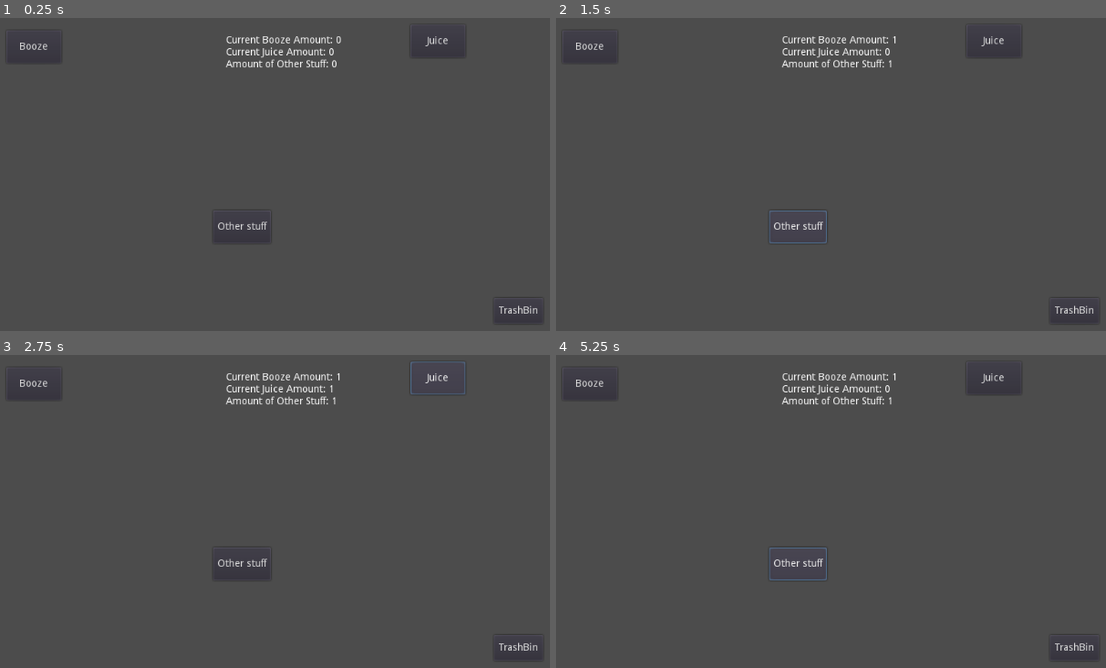
Above: before the commit, frames 1-4 (two rows, left to right).
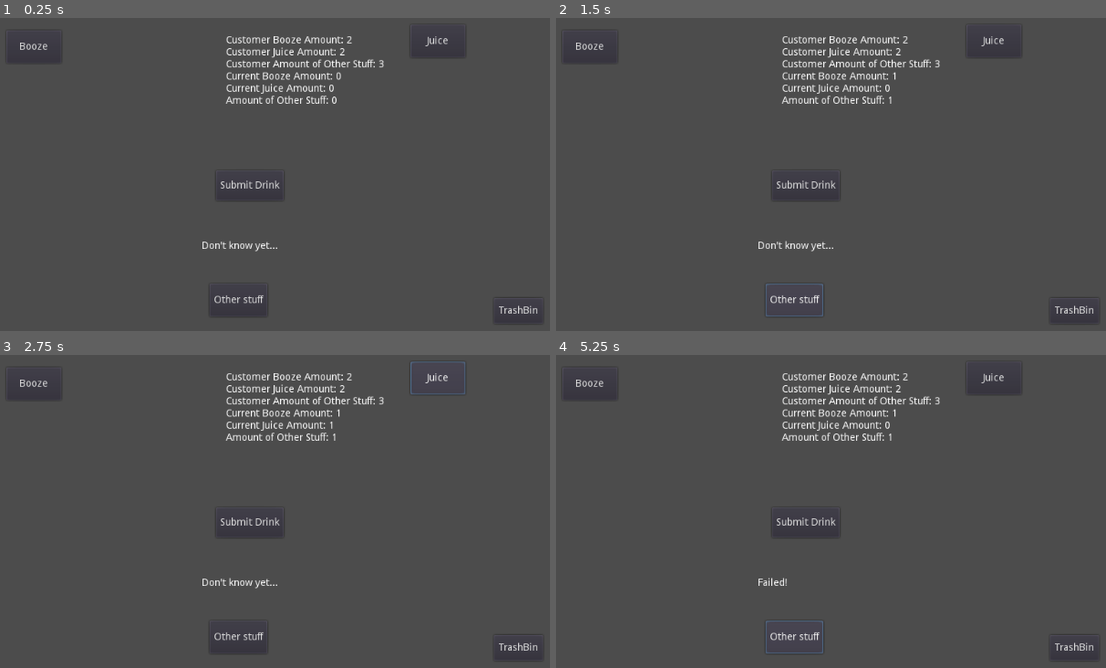
Above: after the commit, the same moments.

Repository: ValorZard/Bar-Game
Game: Godot game, scene res://Test.tscn
The game is run twice, just before and just after one commit, with the same random seed, the same clock (stepped at 60 frames per second) and the same inputs.
Inputs (mouse positions are in pixels of both pictures, inside the frame that each line leads up to):
- Up to frame 1 (0.25 s): no input
- Up to frame 2 (1.5 s): click "Booze" at 0.5 s; click "Other stuff" at 1.25 s
- Up to frame 3 (2.75 s): click "Juice" at 2 s
- Up to frame 4 (5.25 s): click "TrashBin" at 2.75 s; click (803, 524) at 3.5 s, where only the run after the commit has a clickable "Submit Drink"; click "Booze" at 4.25 s; click "Other stuff" at 5 s

The runs differ from the first frame. In frame 1, 2.1% of the frame differs, in the area x 36-70%, y 5-92%; in frame 2, 2.3%, in the area x 36-70%, y 5-96%; in frame 3, 2.1%; in frame 4, 2.3%.

Commit message:
very very basic game in place now
i just need to add a timer now, and also investigate why the rng isnt randomizing

Diff:
--- a/BarScript.gd
+++ b/BarScript.gd
@@ -5,33 +5,76 @@
 # var a = 2
 # var b = "text"
 
-var booze_amt := 0
-var juice_amt := 0
-var other_stuff := 0
+class Drink:
+	var booze_amt : int
+	var juice_amt : int
+	var other_stuff : int
+
+	func _init():
+		booze_amt = 0
+		juice_amt = 0
+		other_stuff = 0
+
+	func equals(other_drink : Drink) -> bool:
+		return (self.booze_amt == other_drink.booze_amt
+		and self.juice_amt == other_drink.juice_amt
+		and self.other_stuff == other_drink.other_stuff)
+
+var current_drink : Drink
+var customer_order : Drink
+
+
 # Called when the node enters the scene tree for the first time.
 func _ready():
 	$BoozeBottle.connect("pressed", self, "_on_BoozeBottle_pressed")
 	$JuiceBottle.connect("pressed", self, "_on_JuiceBottle_pressed")
 	$OtherStuff.connect("pressed", self, "_on_OtherStuff_pressed")
 	$TrashBin.connect("pressed", self, "_on_TrashBin_pressed")
+	$SubmitDrink.connect("pressed", self, "_on_SubmitDrink_pressed")
+
+	current_drink = Drink.new()
+	customer_order = randomize_customer_order()
 	pass
 
+func randomize_customer_order() -> Drink:
+	var rng = RandomNumberGenerator.new()
+
+	var drink = Drink.new()
+
+	drink.booze_amt = rng.randi_range(1, 3)
+	drink.juice_amt = rng.randi_range(0, 3)
+	drink.other_stuff = rng.randi_range(1, 3)
+
+	return drink
+
 func _on_BoozeBottle_pressed():
-	booze_amt += 1
+	current_drink.booze_amt += 1
 
 func _on_JuiceBottle_pressed():
-	juice_amt += 1
+	current_drink.juice_amt += 1
 
 func _on_OtherStuff_pressed():
-	other_stuff += 1
+	current_drink.other_stuff += 1
+
+func dump_drink():
+	current_drink = Drink.new()
 
 func _on_TrashBin_pressed():
-	booze_amt = 0
-	juice_amt = 0
-	other_stuff = 0
+	dump_drink()
+
+func _on_SubmitDrink_pressed():
+	if current_drink.equals(customer_order):
+		dump_drink()
+		randomize_customer_order()
+		$SuccessLabel.text = "Sucess!"
+	else:
+		$SuccessLabel.text = "Failed!"
 
 # Called every frame. 'delta' is the elapsed time since the previous frame.
 func _process(delta):
-	$Label.text = "Current Booze Amount: " + str(booze_amt)
-	$Label.text += "\n" + "Current Juice Amount: " + str(juice_amt)
-	$Label.text += "\n" + "Amount of Other Stuff: " + str(other_stuff)
+	$OrderLabel.text = "Customer Booze Amount: " + str(customer_order.booze_amt)
+	$OrderLabel.text += "\n" + "Customer Juice Amount: " + str(customer_order.juice_amt)
+	$OrderLabel.text += "\n" + "Customer Amount of Other Stuff: " + str(customer_order.other_stuff)
+	$OrderLabel.text += "\n" + "Current Booze Amount: " + str(current_drink.booze_amt)
+	$OrderLabel.text += "\n" + "Current Juice Amount: " + str(current_drink.juice_amt)
+	$OrderLabel.text += "\n" + "Amount of Other Stuff: " + str(current_drink.other_stuff)
--- a/Test.tscn
+++ b/Test.tscn
@@ -17,10 +17,10 @@
 }
 
 [node name="OtherStuff" type="Button" parent="."]
-margin_left = 486.0
-margin_top = 341.0
-margin_right = 563.0
-margin_bottom = 387.0
+margin_left = 481.0
+margin_top = 444.0
+margin_right = 562.0
+margin_bottom = 490.0
 rect_pivot_offset = Vector2( -505, 92 )
 text = "Other stuff"
 __meta__ = {
@@ -38,7 +38,7 @@
 "_edit_use_anchors_": false
 }
 
-[node name="Label" type="Label" parent="."]
+[node name="OrderLabel" type="Label" parent="."]
 margin_left = 504.0
 margin_top = 95.0
 margin_right = 544.0
@@ -56,3 +56,23 @@
 __meta__ = {
 "_edit_use_anchors_": false
 }
+
+[node name="SubmitDrink" type="Button" parent="."]
+margin_left = 490.0
+margin_top = 285.0
+margin_right = 560.0
+margin_bottom = 327.0
+text = "Submit Drink"
+__meta__ = {
+"_edit_use_anchors_": false
+}
+
+[node name="SuccessLabel" type="Label" parent="."]
+margin_left = 470.0
+margin_top = 384.0
+margin_right = 577.0
+margin_bottom = 398.0
+text = "Don't know yet..."
+__meta__ = {
+"_edit_use_anchors_": false
+}
